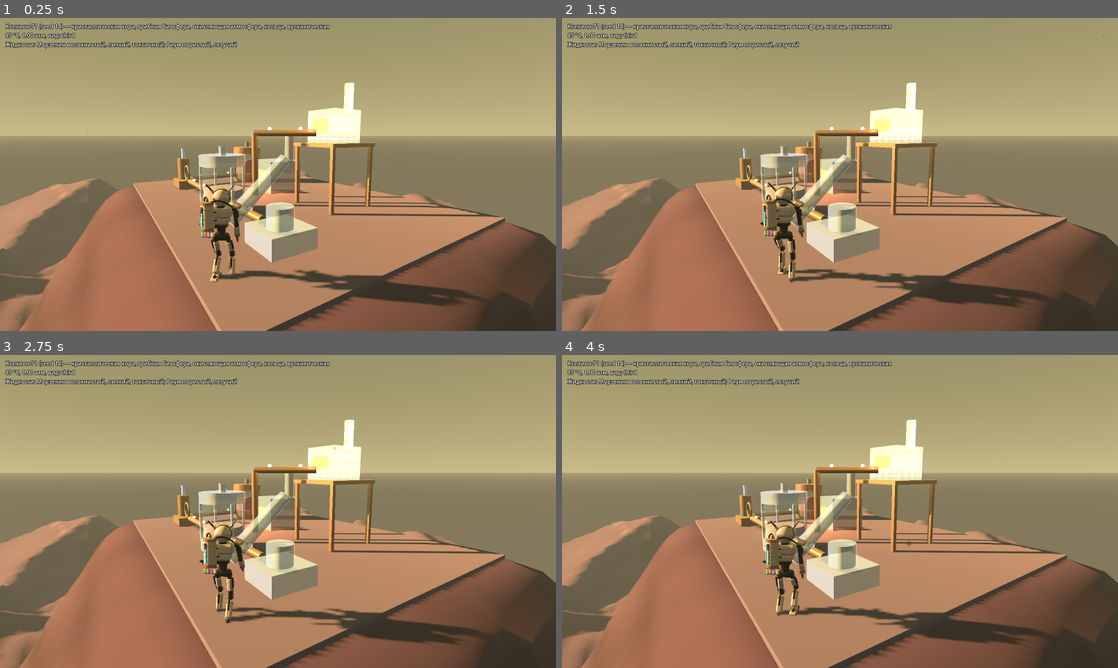
Above: before the commit, frames 1-4 (two rows, left to right).
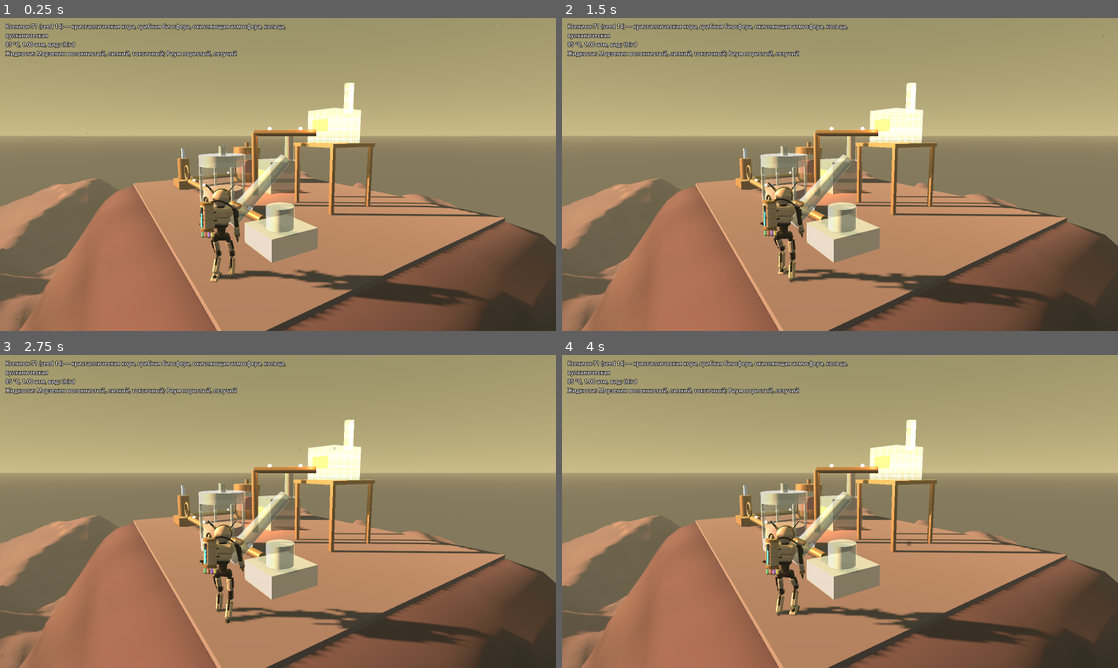
Above: after the commit, the same moments.

Repository: svagtozar/Pheuma
Game: Godot game, scene res://proto/preview.tscn
The game is run twice, just before and just after one commit, with the same random seed, the same clock (stepped at 60 frames per second) and the same inputs. This scene is started directly instead of the project's main scene.
Inputs (mouse positions are in pixels of both pictures, inside the frame that each line leads up to):
- Up to frame 1 (0.25 s): no input
- Up to frame 2 (1.5 s): tap Enter at 0.5 s; move the mouse to (962, 158) at 0.52 s; hold D 0.53-1.25 s; hold Shift 0.53-1.25 s; click (962, 158) at 0.67 s; tap Space at 0.77, 1.07 s; tap Tab at 0.8 s; drag from (728, 190) to (812, 237) at 1.27 s
- Up to frame 3 (2.75 s): move the mouse to (333, 442) at 2.02 s; hold D from 2.03 s (still down); hold E from 2.03 s (still down); tap F at 2.1 s; click (333, 442) at 2.17 s
- Up to frame 4 (4 s): release D at 2.75 s; release E at 2.75 s; drag from (812, 574) to (673, 464) at 2.77 s; move the mouse to (1006, 558) at 3.52 s; hold A from 3.53 s (still down); tap T at 3.6 s; click (1006, 558) at 3.67 s; tap Space at 3.77 s; tap N at 3.8 s

The runs differ from the first frame. In frame 1, 1.3% of the frame differs, in the area x 0-60%, y 2-13%; in frame 2, 1.3%; in frame 3, 1.3%; in frame 4, 1.3%.

Commit message:
3D-прототип: HUD — груз, завод, деталь стройки, подсказки кнопок
Панели под Steam Deck 1280x800 (крупнее экран — масштаб целиком). Груз из
robot.get_meta("cargo"), завод и стройка — из ProtoPneumatics/ProtoBuilder,
когда они есть. Подсказки берутся из InputMap и переключаются между
клавиатурой и геймпадом по последнему нажатию.

Co-Authored-By: Claude Opus 5.5 <noreply@anthropic.com>
Claude-Session: https://claude.ai/code/session_01QQbPMenN6jgTQdKPvRzvBs

Diff:
--- /dev/null
+++ b/proto/hud.gd
@@ -0,0 +1,488 @@
+class_name ProtoHud
+extends CanvasLayer
+## HUD 3D-прототипа: груз робота, состояние пневмозавода, деталь в режиме
+## стройки и подсказки кнопок. Подсказки берутся из InputMap и сами
+## переключаются между клавиатурой и геймпадом по последнему нажатию.
+## Размеры рассчитаны на Steam Deck (1280×800); на большем экране всё
+## масштабируется целиком.
+## Источники данных «утиные», чтобы HUD жил и без пневматики, и без бура:
+##   robot.get_meta("cargo")        — Array[Portion], груз робота
+##   factory: pressure/max_p/parts  — ProtoPneumatics (если есть)
+##   builder: active/kind()/material()/note — ProtoBuilder (если есть)
+
+const BASE := Vector2(1280, 800)
+const PAD := 16.0
+const FONT := 20
+const FONT_SMALL := 16
+const CARGO_ROWS := 4
+const DANGER := 0.85             # доля предела давления, с которой завод «у предела»
+
+const BG := Color(0.06, 0.07, 0.09, 0.72)
+const EDGE := Color(1, 1, 1, 0.08)
+const TEXT := Color(0.93, 0.94, 0.95)
+const DIM := Color(0.66, 0.69, 0.73)
+const OK := Color(0.45, 0.82, 0.5)
+const WARN := Color(0.98, 0.76, 0.3)
+const BAD := Color(0.97, 0.38, 0.33)
+
+## Цвета кнопок геймпада (Xbox, как и раскладка в ProtoControls).
+const PAD_COLORS := {"A": Color(0.33, 0.66, 0.2), "B": Color(0.78, 0.2, 0.18),
+	"X": Color(0.16, 0.42, 0.8), "Y": Color(0.8, 0.62, 0.1)}
+
+## Подсказки: [подпись, действия...]. Несуществующие действия пропускаются.
+const HINTS_WALK := [
+	["Ходьба", &"move_forward", &"move_left", &"move_back", &"move_right"],
+	["Камера", &"cam_left", &"cam_right", &"cam_up", &"cam_down"],
+	["Бур", &"tool_work"],
+	["Кисть", &"fist_fire"],
+	["Стройка", &"build_mode"],
+]
+const HINTS_BUILD := [
+	["Деталь", &"build_prev", &"build_next"],
+	["Повернуть", &"build_rotate"],
+	["Материал", &"build_material"],
+	["Поставить", &"build_place"],
+	["Разобрать", &"build_remove"],
+	["Выйти из стройки", &"build_mode"],
+]
+const UNLOAD := &"cargo_unload"
+
+var robot: Node3D
+var factory: Object              # ProtoPneumatics или null
+var builder: Object              # ProtoBuilder или null
+var pad := false                 # подсказки для геймпада
+var extra_hints: Array = []      # [[подпись, клавиша, кнопка]] — вне InputMap (сборка для проверки)
+
+var _root: Control
+var _cargo_box: VBoxContainer
+var _cargo_title: Label
+var _factory_panel: PanelContainer
+var _factory_box: VBoxContainer
+var _build_panel: PanelContainer
+var _build_box: VBoxContainer
+var _hints_box: VBoxContainer
+var _toast: Label
+var _key := ""                   # что сейчас нарисовано — перестраиваем только при изменении
+
+func setup(r: Node3D) -> void:
+	robot = r
+	pad = OS.has_feature("steamdeck") or not Input.get_connected_joypads().is_empty()
+
+func _ready() -> void:
+	layer = 5
+	_root = Control.new()
+	_root.mouse_filter = Control.MOUSE_FILTER_IGNORE
+	add_child(_root)
+	var cargo := _panel()
+	_cargo_box = cargo.get_child(0)
+	_cargo_title = _label("", FONT, TEXT)
+	_root.add_child(cargo)
+	cargo.set_anchors_preset(Control.PRESET_BOTTOM_LEFT)
+	cargo.grow_vertical = Control.GROW_DIRECTION_BEGIN
+	_factory_panel = _panel()
+	_factory_box = _factory_panel.get_child(0)
+	_root.add_child(_factory_panel)
+	_factory_panel.set_anchors_preset(Control.PRESET_TOP_RIGHT)
+	_factory_panel.grow_horizontal = Control.GROW_DIRECTION_BEGIN
+	_factory_panel.custom_minimum_size.x = 300
+	_build_panel = _panel()
+	_build_box = _build_panel.get_child(0)
+	_root.add_child(_build_panel)
+	_build_panel.set_anchors_preset(Control.PRESET_CENTER_BOTTOM)
+	_build_panel.grow_horizontal = Control.GROW_DIRECTION_BOTH
+	_build_panel.grow_vertical = Control.GROW_DIRECTION_BEGIN
+	var hints := _panel()
+	_hints_box = hints.get_child(0)
+	_root.add_child(hints)
+	hints.set_anchors_preset(Control.PRESET_BOTTOM_RIGHT)
+	hints.grow_horizontal = Control.GROW_DIRECTION_BEGIN
+	hints.grow_vertical = Control.GROW_DIRECTION_BEGIN
+	_toast = _label("", FONT + 2, TEXT)
+	_toast.set_anchors_preset(Control.PRESET_CENTER_BOTTOM)
+	_toast.grow_horizontal = Control.GROW_DIRECTION_BOTH
+	_toast.grow_vertical = Control.GROW_DIRECTION_BEGIN
+	_toast.horizontal_alignment = HORIZONTAL_ALIGNMENT_CENTER
+	_root.add_child(_toast)
+	for p in [cargo, _factory_panel, hints]:
+		_margins(p)
+	get_viewport().size_changed.connect(_fit)
+	_fit()
+
+## Масштаб под экран: 1280×800 — один к одному, больше — крупнее, меньше — мельче.
+func _fit() -> void:
+	var vs := get_viewport().get_visible_rect().size
+	var s := clampf(minf(vs.x / BASE.x, vs.y / BASE.y), 0.75, 2.0)
+	_root.scale = Vector2(s, s)
+	_root.size = vs / s
+
+func _margins(c: Control) -> void:
+	# Отступ от края экрана: у якорных панелей смещения задаются вручную.
+	var right := c.anchor_left >= 1.0
+	var bottom := c.anchor_top >= 1.0
+	c.offset_left = -PAD if right else PAD
+	c.offset_right = -PAD if right else PAD
+	c.offset_top = -PAD if bottom else PAD
+	c.offset_bottom = -PAD if bottom else PAD
+
+func _input(e: InputEvent) -> void:
+	if e is InputEventKey or e is InputEventMouseButton:
+		pad = false
+	elif e is InputEventJoypadButton or (e is InputEventJoypadMotion and absf(e.axis_value) > 0.5):
+		pad = true
+
+func _process(_dt: float) -> void:
+	if builder == null:
+		builder = get_parent().get_node_or_null("builder") if get_parent() else null
+		if builder != null and builder.get("hud") is Control:
+			builder.hud.visible = false       # у стройки своя строка-подсказка; её заменяет HUD
+	if factory == null and get_parent() != null:
+		factory = get_parent().get("pneu")
+	refresh()
+
+## Перерисовывает панели, если что-то поменялось.
+func refresh() -> void:
+	var cg := cargo_summary(_cargo())
+	var fs := factory_summary(factory)
+	var building: bool = builder != null and bool(builder.get("active"))
+	var part := _part_info() if building else {}
+	var note: String = builder.note if builder != null and float(builder.get("_note_t")) > 0.0 else ""
+	var key := str([cg, fs, part, note, pad, building])
+	if key == _key:
+		return
+	_key = key
+	_fill_cargo(cg)
+	_fill_factory(fs)
+	_fill_build(part)
+	_fill_hints(building, cg.kg > 0.0)
+	_toast.text = note
+	_toast.offset_bottom = -PAD - (_build_panel.size.y + 12.0 if building else 12.0)
+
+func _cargo() -> Array:
+	if robot == null or not robot.has_meta("cargo"):
+		return []
+	return robot.get_meta("cargo")
+
+# ---------------------------------------------------------------- данные
+
+## Груз по веществам: {kg, rows: [{name, kg, color}]}, самые тяжёлые — первыми.
+static func cargo_summary(cargo: Array) -> Dictionary:
+	var by := {}
+	var total := 0.0
+	for p in cargo:
+		if p == null or p.substance == null:
+			continue
+		total += p.mass
+		var n: String = p.substance.name
+		if not by.has(n):
+			by[n] = {"name": n, "kg": 0.0, "color": p.substance.color}
+		by[n].kg += p.mass
+	var rows: Array = by.values()
+	rows.sort_custom(func(a, b): return a.kg > b.kg)
+	return {"kg": total, "rows": rows}
+
+## Состояние завода: {built, parts, pumps, p, max_p, load, state, tone, stored}.
+## load — самая нагруженная деталь (давление / предел её материала);
+## tone — "ok" | "warn" | "bad" | "idle".
+static func factory_summary(net: Object) -> Dictionary:
+	var out := {"built": false, "parts": 0, "pumps": 0, "p": 0.0, "max_p": 0.0, "load": 0.0,
+		"state": "не построен", "tone": "idle", "stored": 0.0}
+	if net == null or not ("parts" in net):
+		return out
+	var parts: Dictionary = net.parts
+	out.parts = parts.size()
+	if parts.is_empty():
+		return out
+	out.built = true
+	var working := false
+	var starved := false
+	for c in parts:
+		var part: Dictionary = parts[c]
+		if part.kind == "pump":
+			out.pumps += 1
+		if part.kind == "tank":
+			out.stored += net.mass_in(c)
+		var mp: float = net.max_p(c)
+		var pr: float = net.pressure(c)
+		if mp > 0.0 and pr / mp >= out.load:
+			out.load = pr / mp
+			out.p = pr
+			out.max_p = mp
+		var st: String = part.get("status", "")
+		if st.begins_with("работает"):
+			working = true
+		elif st.begins_with("мало давления"):
+			starved = true
+	if out.load >= DANGER:
+		out.state = "давление у предела"
+		out.tone = "bad"
+	elif out.pumps == 0:
+		out.state = "нет насоса"
+		out.tone = "warn"
+	elif starved:
+		out.state = "мало давления"
+		out.tone = "warn"
+	elif working:
+		out.state = "работает"
+		out.tone = "ok"
+	else:
+		out.state = "ждёт груз"
+		out.tone = "idle"
+	return out
+
+func _part_info() -> Dictionary:
+	var kind: String = builder.kind()
+	var sub = builder.material()
+	var consts := _net_consts()
+	var info: Dictionary = consts.get("KINDS", {}).get(kind, {})
+	var order: Array = consts.get("ORDER", [])
+	var limit := 0.0
+	if info.has("stat") and sub != null:
+		limit = ComponentStats.compute(info.stat, sub).max_p
+	return {"name": info.get("n", kind), "mat": sub.name if sub != null else "",
+		"mat_color": sub.color if sub != null else Color.GRAY, "limit": limit,
+		"i": order.find(kind) + 1, "n": order.size()}
+
+## Константы скрипта завода (KINDS, ORDER) — без прямой ссылки на класс.
+func _net_consts() -> Dictionary:
+	var net = factory
+	if net == null and builder.get("view") != null:
+		net = builder.view.get("net")
+	if net == null or net.get_script() == null:
+		return {}
+	return net.get_script().get_script_constant_map()
+
+# ---------------------------------------------------------------- кнопки
+
+## Подпись клавиши или кнопки для действия (или группы действий, как ходьба).
+static func glyph(actions: Array, for_pad: bool) -> String:
+	var parts: Array = []
+	for a in actions:
+		if not InputMap.has_action(a):
+			continue
+		for e in InputMap.action_get_events(a):
+			var g := _event_glyph(e, for_pad)
+			if g != "" and not parts.has(g):
+				parts.append(g)
+			if g != "":
+				break
+	if parts.is_empty():
+		return ""
+	if parts.size() >= 3 and parts.all(func(g): return g.length() == 1):
+		return "".join(PackedStringArray(parts))       # W A S D → WASD
+	return " ".join(PackedStringArray(parts))
+
+static func _event_glyph(e: InputEvent, for_pad: bool) -> String:
+	if not for_pad and e is InputEventKey:
+		var code: Key = e.physical_keycode if e.physical_keycode != KEY_NONE else e.keycode
+		match code:
+			KEY_SPACE: return "Пробел"
+			KEY_SHIFT: return "Shift"
+			KEY_TAB: return "Tab"
+			KEY_ESCAPE: return "Esc"
+		return OS.get_keycode_string(code)
+	if for_pad and e is InputEventJoypadButton:
+		match e.button_index:
+			JOY_BUTTON_A: return "A"
+			JOY_BUTTON_B: return "B"
+			JOY_BUTTON_X: return "X"
+			JOY_BUTTON_Y: return "Y"
+			JOY_BUTTON_LEFT_SHOULDER: return "LB"
+			JOY_BUTTON_RIGHT_SHOULDER: return "RB"
+			JOY_BUTTON_LEFT_STICK: return "L3"
+			JOY_BUTTON_RIGHT_STICK: return "R3"
+			JOY_BUTTON_BACK: return "View"
+			JOY_BUTTON_START: return "Menu"
+			JOY_BUTTON_DPAD_UP: return "↑"
+			JOY_BUTTON_DPAD_DOWN: return "↓"
+			JOY_BUTTON_DPAD_LEFT: return "←"
+			JOY_BUTTON_DPAD_RIGHT: return "→"
+	if for_pad and e is InputEventJoypadMotion:
+		match e.axis:
+			JOY_AXIS_LEFT_X, JOY_AXIS_LEFT_Y: return "L-стик"
+			JOY_AXIS_RIGHT_X, JOY_AXIS_RIGHT_Y: return "R-стик"
+			JOY_AXIS_TRIGGER_LEFT: return "LT"
+			JOY_AXIS_TRIGGER_RIGHT: return "RT"
+	return ""
+
+## Строки подсказок для текущего режима: [[подпись, клавиша]].
+func hint_rows(building: bool, has_cargo: bool) -> Array:
+	var rows: Array = []
+	for h in (HINTS_BUILD if building else HINTS_WALK):
+		var g := glyph(h.slice(1), pad)
+		if g != "":
+			rows.append([h[0], g])
+	if has_cargo and not building:
+		var g := glyph([UNLOAD], pad)
+		if g != "":
+			rows.append(["Выгрузить в приёмник", g])
+	for h in extra_hints:
+		rows.append([h[0], h[2] if pad else h[1]])
+	return rows
+
+# ---------------------------------------------------------------- панели
+
+func _fill_cargo(cg: Dictionary) -> void:
+	_clear(_cargo_box)
+	var head := HBoxContainer.new()
+	head.add_theme_constant_override("separation", 12)
+	head.add_child(_label("ГРУЗ", FONT_SMALL, DIM))
+	head.add_child(_label("%.1f кг" % cg.kg if cg.kg > 0.0 else "пусто", FONT, TEXT))
+	_cargo_box.add_child(head)
+	var rows: Array = cg.rows
+	for i in mini(rows.size(), CARGO_ROWS):
+		var r: Dictionary = rows[i]
+		var line := HBoxContainer.new()
+		line.add_theme_constant_override("separation", 8)
+		var sw := ColorRect.new()
+		sw.color = r.color
+		sw.custom_minimum_size = Vector2(14, 14)
+		sw.size_flags_vertical = Control.SIZE_SHRINK_CENTER
+		line.add_child(sw)
+		var nm := _label(r.name, FONT_SMALL, TEXT)
+		nm.custom_minimum_size.x = 150
+		line.add_child(nm)
+		line.add_child(_label("%.1f кг" % r.kg, FONT_SMALL, DIM))
+		_cargo_box.add_child(line)
+	if rows.size() > CARGO_ROWS:
+		_cargo_box.add_child(_label("и ещё %d" % (rows.size() - CARGO_ROWS), FONT_SMALL, DIM))
+
+func _fill_factory(fs: Dictionary) -> void:
+	_factory_panel.visible = fs.built
+	if not fs.built:
+		return
+	_clear(_factory_box)
+	var tone: Color = {"ok": OK, "warn": WARN, "bad": BAD}.get(fs.tone, DIM)
+	var head := HBoxContainer.new()
+	head.add_theme_constant_override("separation", 10)
+	head.add_child(_label("ЗАВОД", FONT_SMALL, DIM))
+	var st := _label(fs.state, FONT, tone)
+	st.size_flags_horizontal = Control.SIZE_EXPAND_FILL
+	st.horizontal_alignment = HORIZONTAL_ALIGNMENT_RIGHT
+	head.add_child(st)
+	_factory_box.add_child(head)
+	_factory_box.add_child(_gauge(fs.load, tone))
+	_factory_box.add_child(_label("%.1f атм из %.1f" % [fs.p, fs.max_p], FONT, TEXT))
+	var info := "деталей %d · насосов %d" % [fs.parts, fs.pumps]
+	if fs.stored > 0.0:
+		info += " · в баках %.0f кг" % fs.stored
+	_factory_box.add_child(_label(info, FONT_SMALL, DIM))
+
+## Полоса давления: заливка — доля предела, риска — порог опасности.
+func _gauge(v: float, tone: Color) -> Control:
+	var bar := Control.new()
+	bar.custom_minimum_size = Vector2(268, 12)
+	bar.draw.connect(func():
+		var r := Rect2(Vector2.ZERO, bar.size)
+		bar.draw_rect(r, Color(1, 1, 1, 0.12))
+		bar.draw_rect(Rect2(r.position, Vector2(r.size.x * clampf(v, 0.0, 1.0), r.size.y)), tone)
+		var x := r.size.x * DANGER
+		bar.draw_line(Vector2(x, -3), Vector2(x, r.size.y + 3), BAD, 2.0))
+	return bar
+
+func _fill_build(part: Dictionary) -> void:
+	_build_panel.visible = not part.is_empty()
+	if part.is_empty():
+		return
+	_clear(_build_box)
+	var head := HBoxContainer.new()
+	head.add_theme_constant_override("separation", 12)
+	head.alignment = BoxContainer.ALIGNMENT_CENTER
+	var prev := glyph([&"build_prev"], pad)
+	var next := glyph([&"build_next"], pad)
+	if prev != "":
+		head.add_child(_chip(prev))
+	var nm := _label(part.name, FONT + 6, TEXT)
+	head.add_child(nm)
+	if next != "":
+		head.add_child(_chip(next))
+	_build_box.add_child(head)
+	var line := HBoxContainer.new()
+	line.add_theme_constant_override("separation", 8)
+	line.alignment = BoxContainer.ALIGNMENT_CENTER
+	var sw := ColorRect.new()
+	sw.color = part.mat_color
+	sw.custom_minimum_size = Vector2(14, 14)
+	sw.size_flags_vertical = Control.SIZE_SHRINK_CENTER
+	line.add_child(sw)
+	var txt: String = part.mat
+	if part.limit > 0.0:
+		txt += " · держит %.1f атм" % part.limit
+	line.add_child(_label(txt, FONT_SMALL, DIM))
+	_build_box.add_child(line)
+	if part.n > 0:
+		var pos := _label("СТРОЙКА · деталь %d из %d" % [part.i, part.n], FONT_SMALL, DIM)
+		pos.horizontal_alignment = HORIZONTAL_ALIGNMENT_CENTER
+		_build_box.add_child(pos)
+	_build_panel.reset_size()
+	_build_panel.offset_top = -PAD - _build_panel.get_combined_minimum_size().y
+	_build_panel.offset_bottom = -PAD
+
+func _fill_hints(building: bool, has_cargo: bool) -> void:
+	_clear(_hints_box)
+	for r in hint_rows(building, has_cargo):
+		var line := HBoxContainer.new()
+		line.add_theme_constant_override("separation", 10)
+		var chips := HBoxContainer.new()
+		chips.add_theme_constant_override("separation", 4)
+		chips.custom_minimum_size.x = 96
+		chips.alignment = BoxContainer.ALIGNMENT_END
+		for g in r[1].split(" "):
+			chips.add_child(_chip(g))
+		line.add_child(chips)
+		line.add_child(_label(r[0], FONT_SMALL + 2, TEXT))
+		_hints_box.add_child(line)
+
+# ---------------------------------------------------------------- виджеты
+
+func _panel() -> PanelContainer:
+	var p := PanelContainer.new()
+	p.mouse_filter = Control.MOUSE_FILTER_IGNORE
+	var sb := StyleBoxFlat.new()
+	sb.bg_color = BG
+	sb.border_color = EDGE
+	sb.set_border_width_all(1)
+	sb.set_corner_radius_all(10)
+	sb.content_margin_left = 14
+	sb.content_margin_right = 14
+	sb.content_margin_top = 10
+	sb.content_margin_bottom = 10
+	p.add_theme_stylebox_override("panel", sb)
+	var box := VBoxContainer.new()
+	box.add_theme_constant_override("separation", 6)
+	p.add_child(box)
+	return p
+
+func _label(t: String, size: int, col: Color) -> Label:
+	var l := Label.new()
+	l.text = t
+	l.add_theme_font_size_override("font_size", size)
+	l.add_theme_color_override("font_color", col)
+	l.add_theme_color_override("font_outline_color", Color(0, 0, 0, 0.8))
+	l.add_theme_constant_override("outline_size", 4)
+	return l
+
+## Клавиша или кнопка: скруглённая плашка; A/B/X/Y — круглые в цветах Xbox.
+func _chip(t: String) -> PanelContainer:
+	var p := PanelContainer.new()
+	var sb := StyleBoxFlat.new()
+	var round := pad and PAD_COLORS.has(t)       # на клавиатуре X и B — просто клавиши
+	sb.bg_color = PAD_COLORS[t] if round else Color(0.22, 0.24, 0.28)
+	sb.border_color = Color(1, 1, 1, 0.35)
+	sb.set_border_width_all(1)
+	sb.set_corner_radius_all(14 if round else 6)
+	sb.content_margin_left = 8
+	sb.content_margin_right = 8
+	sb.content_margin_top = 1
+	sb.content_margin_bottom = 1
+	p.add_theme_stylebox_override("panel", sb)
+	p.custom_minimum_size = Vector2(28, 28)
+	var l := _label(t, FONT_SMALL, Color.WHITE)
+	l.horizontal_alignment = HORIZONTAL_ALIGNMENT_CENTER
+	l.vertical_alignment = VERTICAL_ALIGNMENT_CENTER
+	p.add_child(l)
+	return p
+
+func _clear(c: Node) -> void:
+	for ch in c.get_children():
+		c.remove_child(ch)
+		ch.queue_free()
--- a/proto/preview.gd
+++ b/proto/preview.gd
@@ -6,6 +6,8 @@
 ##   --auto=cave --screenshot=путь.png — маршрут в пещеру, кадры путь_1..4.png
 ##   --auto=sound — тот же маршрут без кадров, в конце бур у стены и выстрел кистью
 ##   (для проверки звука); --record=путь.wav — записать звук, --mute — без звука
+##   --hud — HUD (груз, завод, стройка, кнопки; в --play он есть всегда), --pad —
+##   подсказки для геймпада, --cargo — положить роботу образцы груза (для кадра)
 ##   --robot=clean (по умолчанию; другой вариант из RobotDesigns или old — прежний
 ##   каркас; корпус — металл планеты)
 ## Сборка для проверки (фича play3d в export_presets.cfg) стартует прямо сюда,
@@ -27,6 +29,10 @@
 var record := ""             # --record=путь.wav: записать звук (с --play или --auto)
 var mute := false            # --mute: без звука
 var env: Environment
+var hud: ProtoHud
+var show_hud := false        # --hud: HUD и без --play (для кадра)
+var hud_pad := false         # --pad: подсказки для геймпада
+var demo_cargo := false      # --cargo: образцы груза у робота
 
 ## Сид следующей планеты в сборке для проверки (переживает перезагрузку сцены).
 static var build_seed := 14
@@ -45,6 +51,9 @@
 		elif a.begins_with("--auto="): auto = a.substr(7)
 		elif a.begins_with("--record="): record = a.substr(9)
 		elif a == "--mute": mute = true
+		elif a == "--hud": show_hud = true
+		elif a == "--pad": hud_pad = true
+		elif a == "--cargo": demo_cargo = true
 	if auto == "sound" and RobotDesigns.tool_r == "":
 		RobotDesigns.tool_r = "drill"
 	planet = PlanetGen.generate(seed_value)
@@ -85,6 +94,8 @@
 			snd.record_path = record
 			snd.setup(robot, terrain, pl, planet)
 			add_child(snd)
+	if play or auto != "" or show_hud:
+		_hud()
 
 # ---------------------------------------------------------------- палитра и свет
 
@@ -561,6 +572,8 @@
 	add_child(layer)
 	var l := Label.new()
 	l.position = Vector2(16, 12)
+	l.size = Vector2(880, 0)             # справа сверху — панель завода в HUD
+	l.autowrap_mode = TextServer.AUTOWRAP_WORD_SMART
 	l.add_theme_font_size_override("font_size", 16)
 	l.add_theme_color_override("font_color", Color(1, 1, 1))
 	l.add_theme_color_override("font_outline_color", Color(0, 0, 0))
@@ -570,17 +583,24 @@
 		", ".join(PackedStringArray(planet.tags.map(func(t): return PlanetTags.display(t)))), planet.ambient_temp, planet.atm_pressure, view,
 		"; ".join(PackedStringArray(liq)) if not liq.is_empty() else "нет"]
 	layer.add_child(l)
+
+## HUD: груз робота, завод и стройка (когда они есть), подсказки кнопок.
+func _hud() -> void:
+	if demo_cargo:
+		var cargo: Array = []
+		var solids := _solid_mats()
+		for i in mini(3, solids.size()):
+			cargo.append(Portion.new(solids[i], 6.5 - i * 2.0, planet.ambient_temp))
+		robot.set_meta("cargo", cargo)
+	ProtoControls.ensure()
+	hud = ProtoHud.new()
+	hud.name = "hud"
+	hud.setup(robot)
+	if hud_pad:
+		hud.pad = true
 	if OS.has_feature("play3d"):
-		var h := Label.new()
-		h.anchor_top = 1.0
-		h.anchor_bottom = 1.0
-		h.offset_left = 16
-		h.offset_top = -34
-		h.add_theme_font_size_override("font_size", 14)
-		h.add_theme_color_override("font_outline_color", Color(0, 0, 0))
-		h.add_theme_constant_override("outline_size", 4)
-		h.text = "Стик — ходьба, правый стик — камера, L3 — бег, RT — бур, LT — кисть, D-pad — дистанция, Select — другая планета, Start — выход"
-		layer.add_child(h)
+		hud.extra_hints = [["Другая планета", "Tab", "View"], ["Выход", "Esc", "Menu"]]
+	add_child(hud)
 
 ## Сборка для проверки: другая планета и выход с геймпада или клавиатуры.
 func _unhandled_input(e: InputEvent) -> void:
--- /dev/null
+++ b/tests/test_proto_hud.gd
@@ -0,0 +1,78 @@
+extends GutTest
+## HUD 3D-прототипа: сводка груза и завода, подсказки кнопок под устройство.
+
+## Завод-заглушка с тем же интерфейсом, что у ProtoPneumatics.
+class FakeNet:
+	var parts := {}
+	var p := {}
+	func pressure(c): return p.get(c, 0.0)
+	func max_p(c): return parts[c].get("max", 10.0)
+	func mass_in(c): return parts[c].get("kg", 0.0)
+
+func _sub(n: String) -> Substance:
+	var s := Substance.new()
+	s.name = n
+	return s
+
+func before_all():
+	ProtoControls.ensure()
+
+func test_cargo_groups_by_substance_heaviest_first():
+	var a := _sub("Толий")
+	var b := _sub("Зенол")
+	var s := ProtoHud.cargo_summary([Portion.new(b, 1.0), Portion.new(a, 2.0), Portion.new(a, 1.5)])
+	assert_almost_eq(s.kg, 4.5, 0.001)
+	assert_eq(s.rows.size(), 2)
+	assert_eq(s.rows[0].name, "Толий")
+	assert_almost_eq(s.rows[0].kg, 3.5, 0.001)
+
+func test_empty_cargo():
+	var s := ProtoHud.cargo_summary([])
+	assert_eq(s.kg, 0.0)
+	assert_true(s.rows.is_empty())
+
+func test_factory_states():
+	assert_false(ProtoHud.factory_summary(null).built, "нет завода")
+	var net := FakeNet.new()
+	net.parts[Vector2i(0, 0)] = {"kind": "pipe", "status": ""}
+	assert_eq(ProtoHud.factory_summary(net).state, "нет насоса")
+	net.parts[Vector2i(1, 0)] = {"kind": "pump", "status": ""}
+	net.parts[Vector2i(2, 0)] = {"kind": "crusher", "status": "работает 40%"}
+	net.parts[Vector2i(3, 0)] = {"kind": "tank", "status": "", "kg": 5.0}
+	net.p = {Vector2i(1, 0): 4.0, Vector2i(0, 0): 3.0}
+	var s := ProtoHud.factory_summary(net)
+	assert_eq(s.state, "работает")
+	assert_eq(s.tone, "ok")
+	assert_eq(s.pumps, 1)
+	assert_almost_eq(s.p, 4.0, 0.001)
+	assert_almost_eq(s.stored, 5.0, 0.001)
+	net.parts[Vector2i(0, 0)].max = 3.2      # труба почти на пределе
+	s = ProtoHud.factory_summary(net)
+	assert_eq(s.tone, "bad")
+	assert_almost_eq(s.max_p, 3.2, 0.001)
+
+func test_glyphs_switch_between_keyboard_and_pad():
+	var move := [ProtoControls.MOVE_FORWARD, ProtoControls.MOVE_LEFT, ProtoControls.MOVE_BACK, ProtoControls.MOVE_RIGHT]
+	assert_eq(ProtoHud.glyph(move, false), "WASD")
+	assert_eq(ProtoHud.glyph(move, true), "L-стик")
+	assert_eq(ProtoHud.glyph([ProtoControls.WORK], false), "F")
+	assert_eq(ProtoHud.glyph([ProtoControls.WORK], true), "RT")
+	assert_eq(ProtoHud.glyph([&"нет_такого"], true), "")
+
+func test_hint_rows_follow_last_device():
+	var hud := ProtoHud.new()
+	add_child_autofree(hud)
+	var e := InputEventJoypadButton.new()
+	e.button_index = JOY_BUTTON_A
+	e.pressed = true
+	hud._input(e)
+	assert_true(hud.pad)
+	var rows := hud.hint_rows(false, false)
+	assert_true(rows.any(func(r): return r[0] == "Бур" and r[1] == "RT"))
+	var k := InputEventKey.new()
+	k.physical_keycode = KEY_F
+	k.pressed = true
+	hud._input(k)
+	assert_false(hud.pad)
+	rows = hud.hint_rows(false, false)
+	assert_true(rows.any(func(r): return r[0] == "Бур" and r[1] == "F"))
Not shown, added: proto/hud.gd.uid
Not shown, added: tests/test_proto_hud.gd.uid
